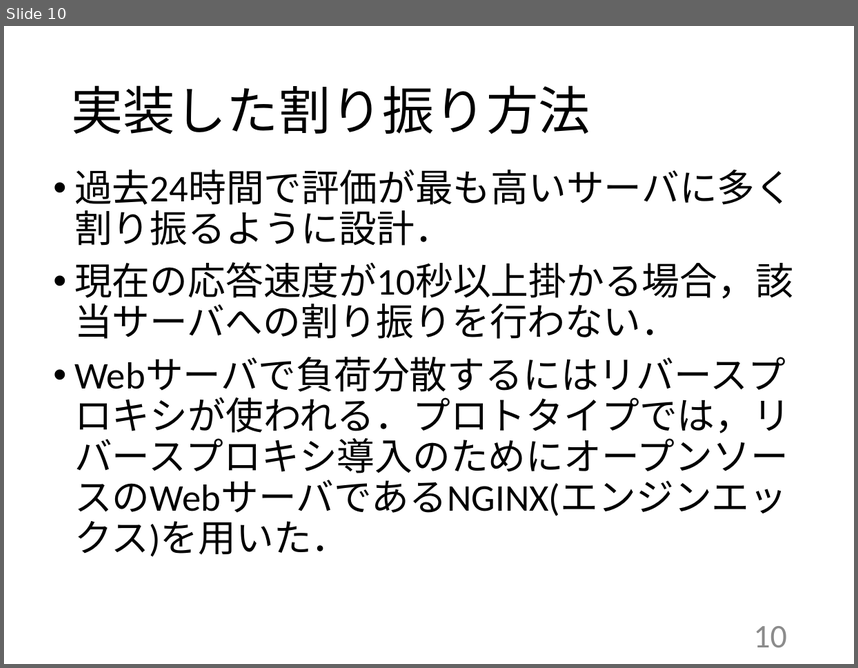
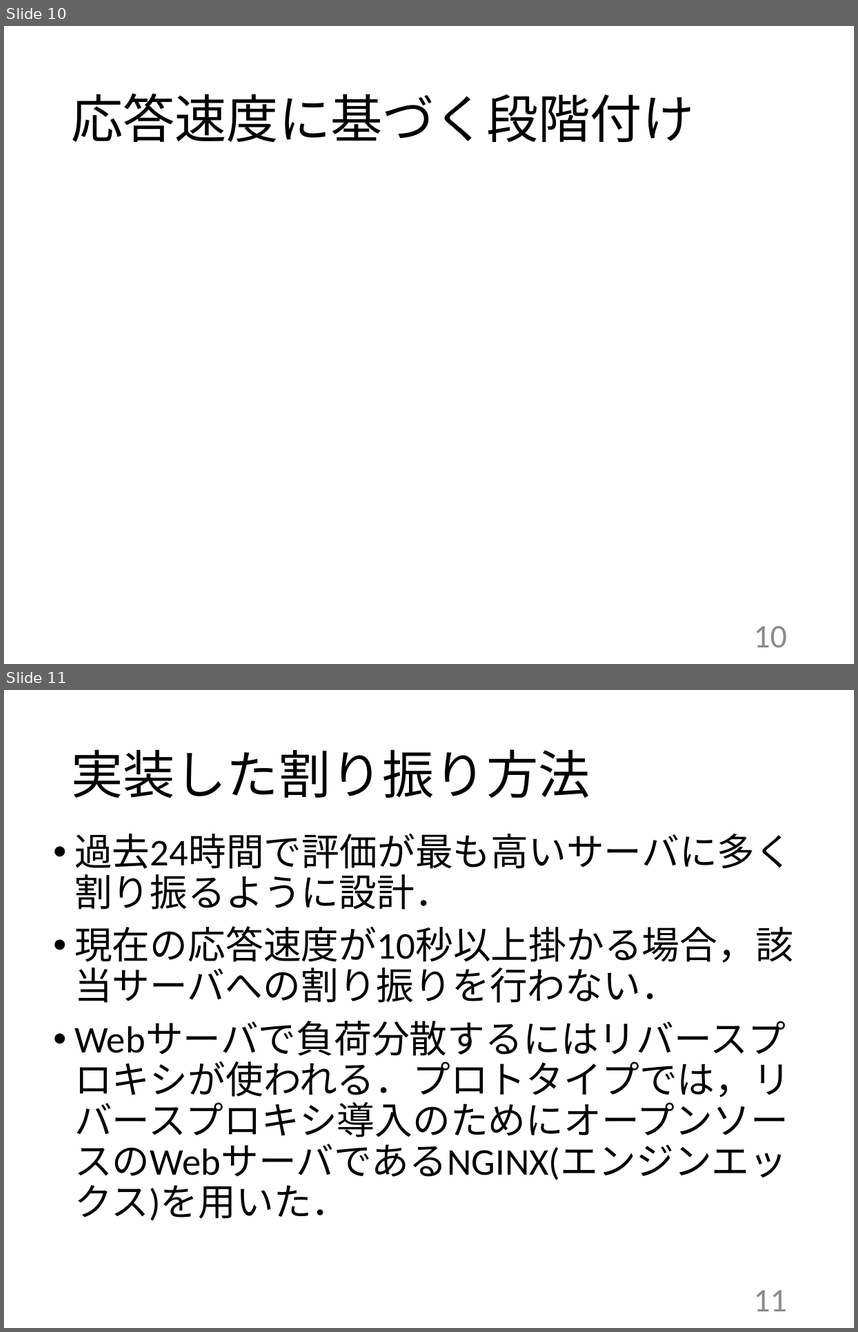
Before and after one commit to kait-takanolab/1821086_matsuo_thesis, a slide deck: 発表用/1821086_卒業研究発表会.pptx. Shown one above the other, each under a label of ours: slide 10 before the commit, slides 10 and 11 after it. The pictures are 858x668 and 858x1332 pixels, drawn with LibreOffice and Linux fonts; fonts in the diff are those of the drawing. Boxes give left, top, right and bottom in pixels: in the first picture for what was removed or moved away, otherwise in the second. Text is boxed around its words. In the diff, an @@ line names an element or a change of style, - is before the commit and + after.

```diff
--- a/発表用/1821086_卒業研究発表会.pptx
+++ b/発表用/1821086_卒業研究発表会.pptx
@@ slide 10 added at [4,26,854,664], background #FFFFFF @@
@@ title added at [71,93,694,142], 44 pt, text #000000 @@
+応答速度に基づく段階付け
@@ page number added at [753,626,786,647], 28 pt, text #8C8C8C @@
+10
@@ what was slide 10 is now slide 11 @@
@@ page number at [753,1290,786,1311]: text changed @@
-10
+11
```
Also in this commit, not shown: 2 slides changed, 2 other files.
